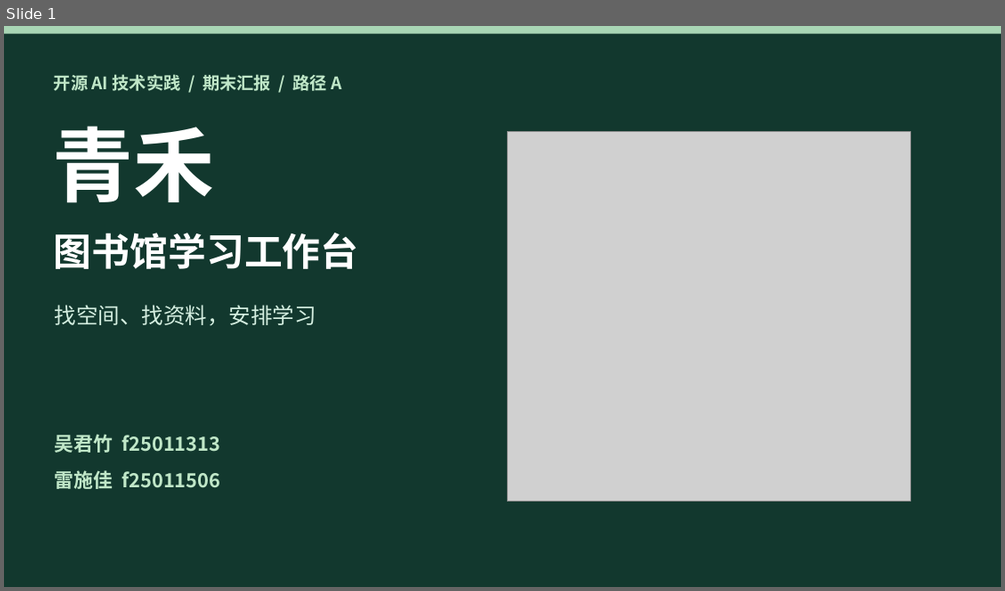
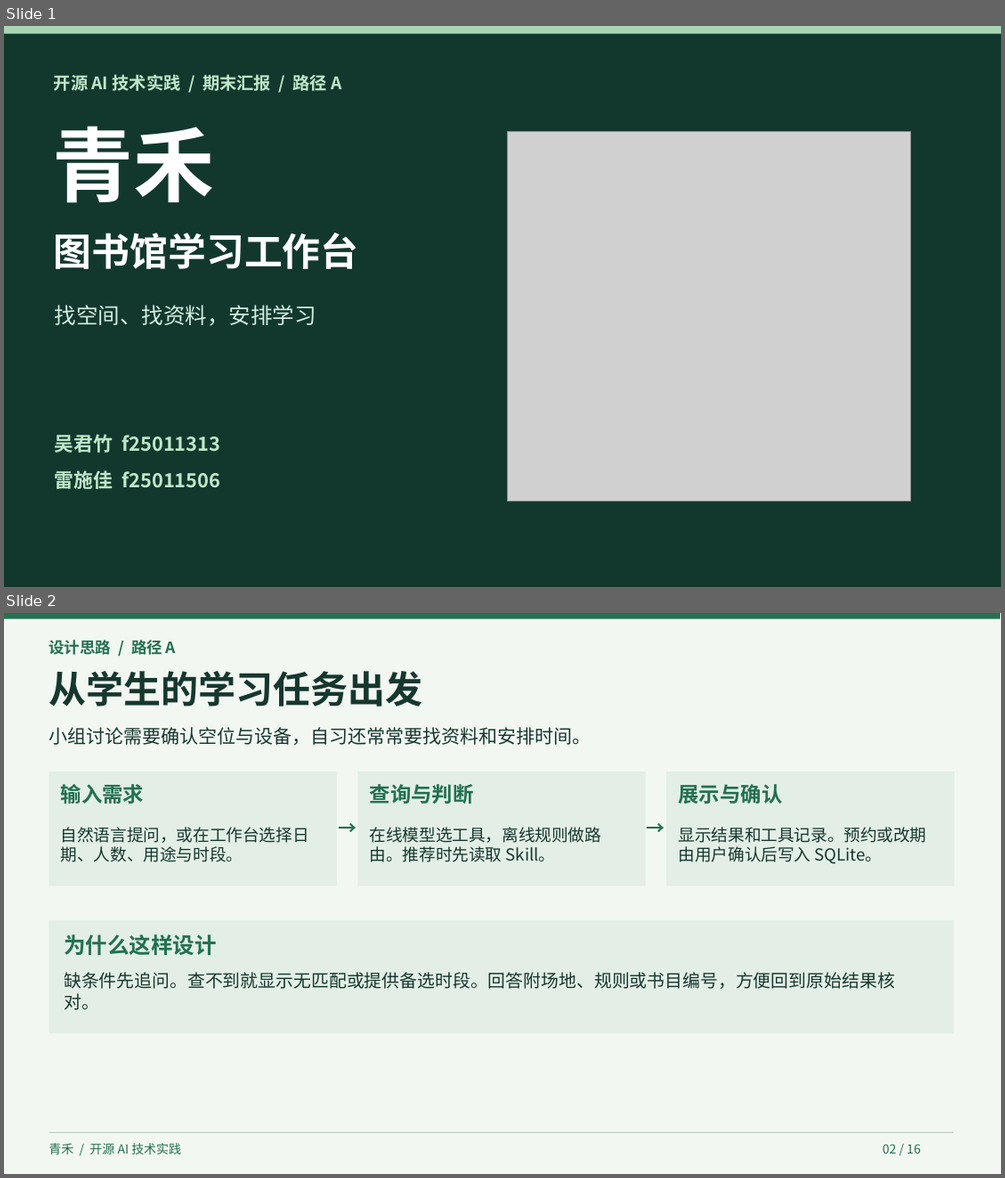
Before and after one commit to wujunzhu0802/qinghe-library-agent, a slide deck: 青禾期末汇报.pptx. Shown one above the other, each under a label of ours: slide 1 before the commit, slides 1 and 2 after it. The pictures are 1005x591 and 1005x1178 pixels, drawn with LibreOffice and Linux fonts; fonts in the diff are those of the drawing; grey boxes stand for pictures. Boxes give left, top, right and bottom in pixels: in the first picture for what was removed or moved away, otherwise in the second. Text is boxed around its words. In the diff, an @@ line names an element or a change of style, - is before the commit and + after.

```diff
--- a/青禾期末汇报.pptx
+++ b/青禾期末汇报.pptx
@@ slide 2 added at [4,613,1001,1174], background #F2F7F2 @@
@@ rectangle added at [4,613,1000,619], fill #237052 @@
@@ text added at [48,640,176,655], 15 pt, text #237052, bold @@
+设计思路 / 路径 A
@@ text added at [48,671,422,706], 36 pt, text #16372E, bold @@
+从学生的学习任务出发
@@ text added at [48,727,591,745], 18 pt, text #16372E @@
+小组讨论需要确认空位与设备，自习还常常要找资料和安排时间。
@@ rectangle added at [48,771,337,886], fill #E3EFE6 @@
@@ rectangle added at [357,771,646,886], fill #E3EFE6 @@
@@ rectangle added at [666,771,955,886], fill #E3EFE6 @@
@@ text added at [61,784,144,803], 20 pt, text #237052, bold @@
+输入需求
@@ text added at [370,784,474,803], 20 pt, text #237052, bold @@
+查询与判断
@@ text added at [679,784,783,803], 20 pt, text #237052, bold @@
+展示与确认
@@ text added at [339,811,357,844], 18 pt, text #237052, bold @@
+→
@@ text added at [647,811,665,844], 18 pt, text #237052, bold @@
+→
@@ text added at [61,827,309,862], 16 pt, text #16372E @@
+自然语言提问，或在工作台选择日期、人数、用途与时段。
@@ text added at [370,827,601,862], 16 pt, text #16372E @@
+在线模型选工具，离线规则做路由。推荐时先读取 Skill。
@@ text added at [679,827,927,864], 16 pt, text #16372E @@
+显示结果和工具记录。预约或改期由用户确认后写入 SQLite。
@@ rectangle added at [48,920,954,1033], fill #E3EFE6 @@
@@ text added at [64,934,217,955], 21 pt, text #237052, bold @@
+为什么这样设计
@@ text added at [64,972,895,1010], 17 pt, text #16372E @@
+缺条件先追问。查不到就显示无匹配或提供备选时段。回答附场地、规则或书目编号，方便回到原始结果核对。
@@ rectangle added at [48,1132,954,1133], fill #BCCDC1 @@
@@ text added at [48,1143,181,1154], 12 pt, text #237052 @@
+青禾 / 开源 AI 技术实践
@@ text added at [882,1143,921,1153], 12 pt, text #237052 @@
+02 / 16
```
Also in this commit, not shown: 12 slides changed, 2 other slides added.
